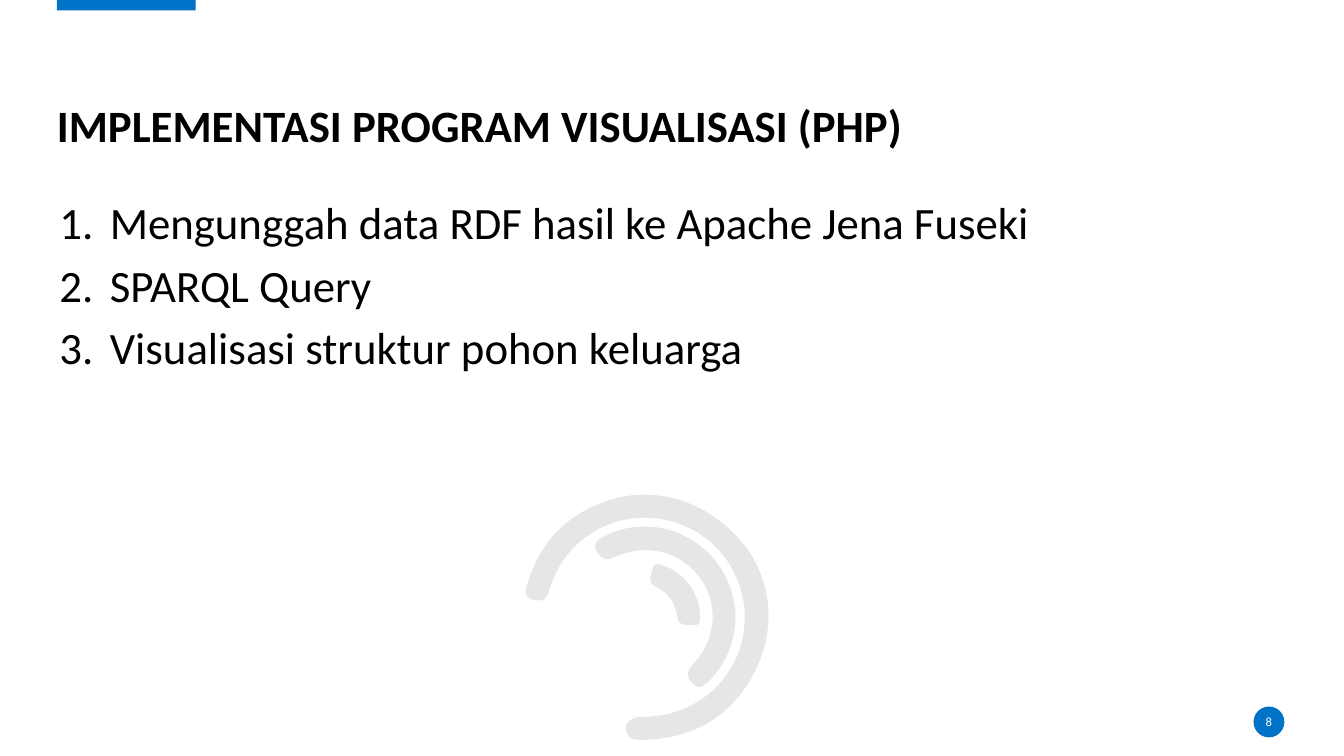
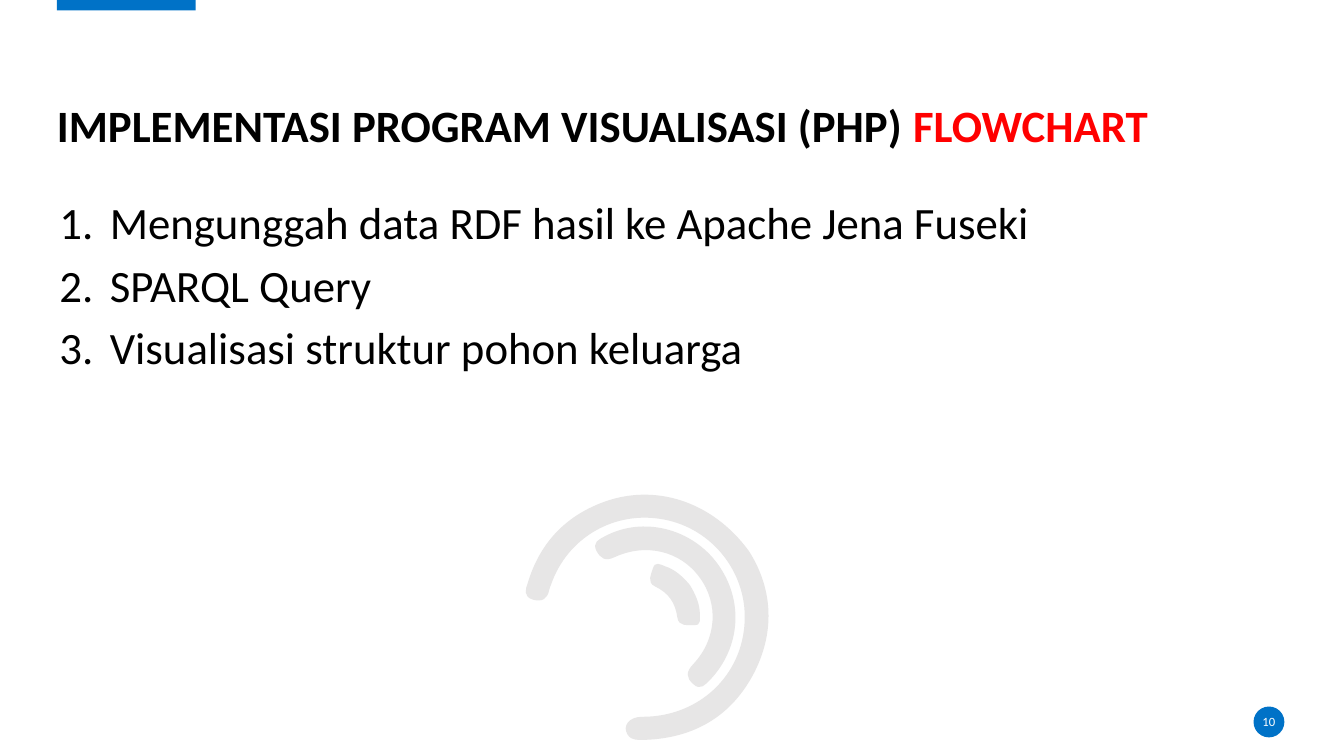
Before and after one commit to karyoutomoo/The-Tree-of-Heroes, a slide deck: slide 10 of 05111540000007-Faiq-Presentasi.pptx (slide 8 before the commit). Drawn at 1344x756 pixels with LibreOffice and Linux fonts; fonts in the diff are those of the drawing; background and template pictures are left out. Boxes give left, top, right and bottom in pixels: in the first picture for what was removed or moved away, otherwise in the second. Text is boxed around its words. In the diff, an @@ line names an element or a change of style, - is before the commit and + after.

```diff
--- a/05111540000007-Faiq-Presentasi.pptx
+++ b/05111540000007-Faiq-Presentasi.pptx
@@ title at bbox=[57, 109, 1148, 149]: text changed @@
-IMPLEMENTASI PROGRAM VISUALISASI (PHP)
+IMPLEMENTASI PROGRAM VISUALISASI (PHP) FLOWCHART
@@ page number at bbox=[1262, 718, 1275, 726]: text changed @@
-8
+10
```
Also in this commit, not shown: 3 other slides changed, 4 slides added.
